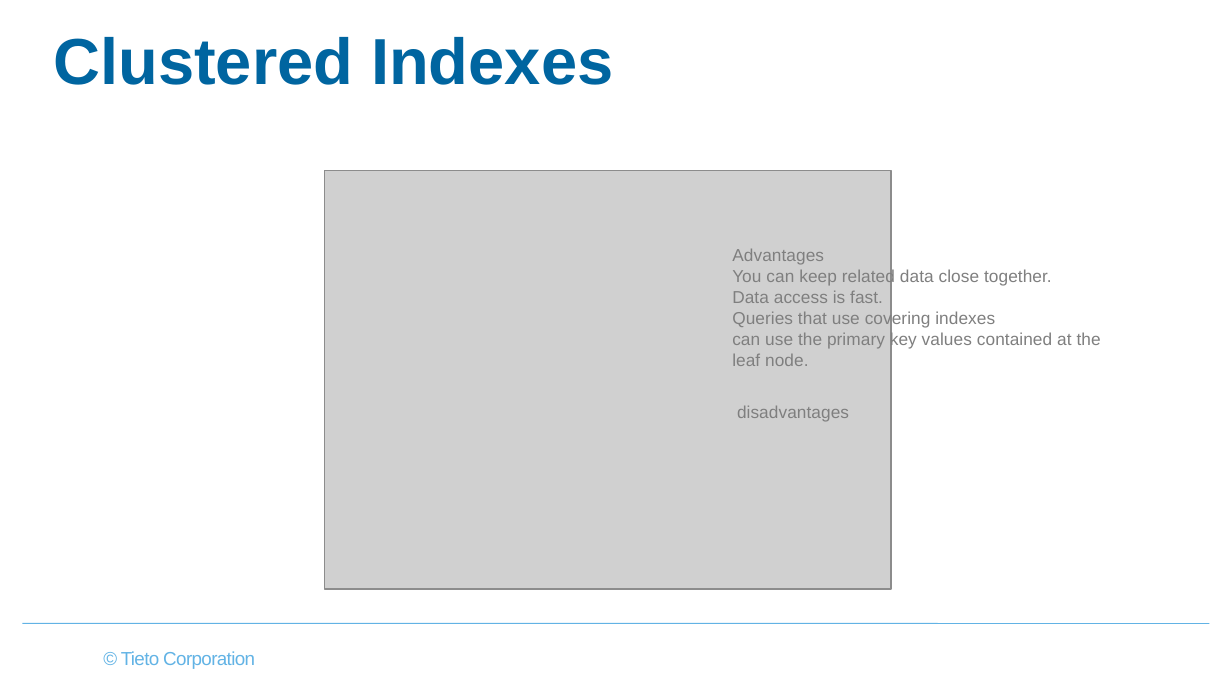
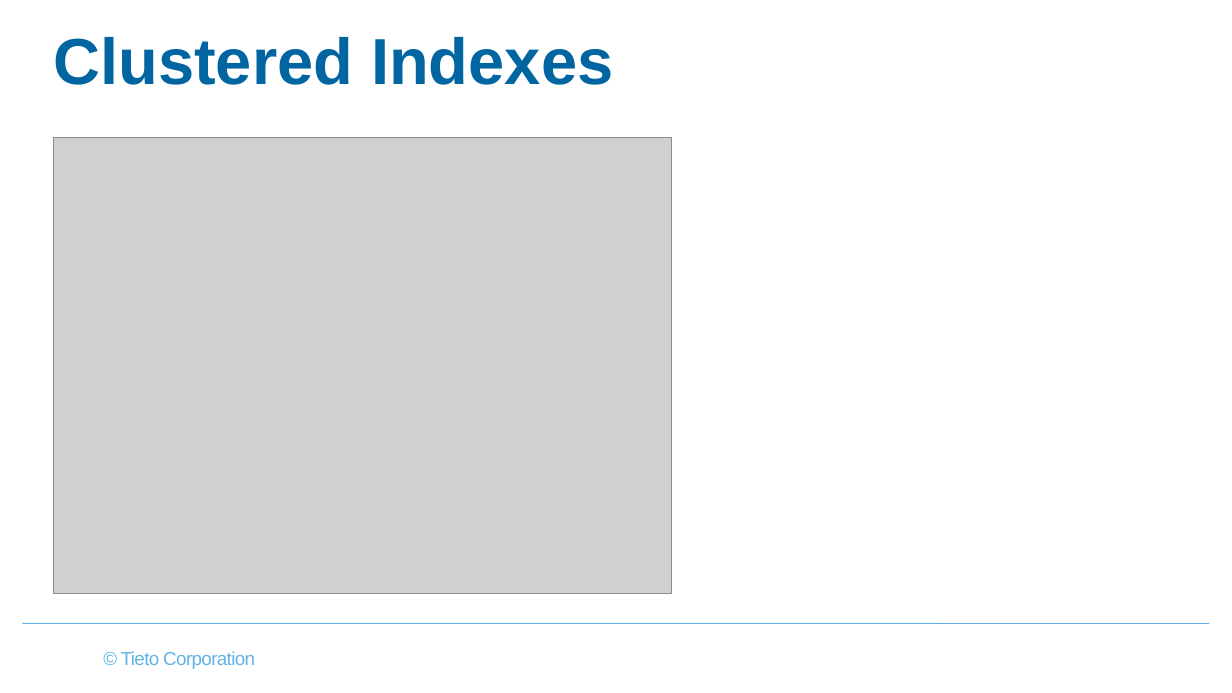
Before and after one commit to virh/case-study, a slide deck: slide 17 of vitess/MySQL Index & Orchestrator.pptx. Drawn at 1232x693 pixels with LibreOffice and Linux fonts; fonts in the diff are those of the drawing; grey boxes stand for pictures; background and template pictures are left out. Boxes give left, top, right and bottom in pixels: in the first picture for what was removed or moved away, otherwise in the second. Text is boxed around its words. In the diff, an @@ line names an element or a change of style, - is before the commit and + after.

```diff
--- a/vitess/MySQL Index & Orchestrator.pptx
+++ b/vitess/MySQL Index & Orchestrator.pptx
@@ picture: place and size @@
-picture at bbox=[324, 171, 891, 590]
+picture at bbox=[53, 137, 671, 593]
@@ text removed at bbox=[732, 248, 1101, 366] @@
-Advantages
-You can keep related data close together.
-Data access is fast.
-Queries that use covering indexes
-can use the primary key values contained at the
-leaf node.
@@ text removed at bbox=[737, 405, 849, 422] @@
-disadvantages
```
Also in this commit, not shown: 28 other slides changed, 1 slide added, 1 slide removed.
